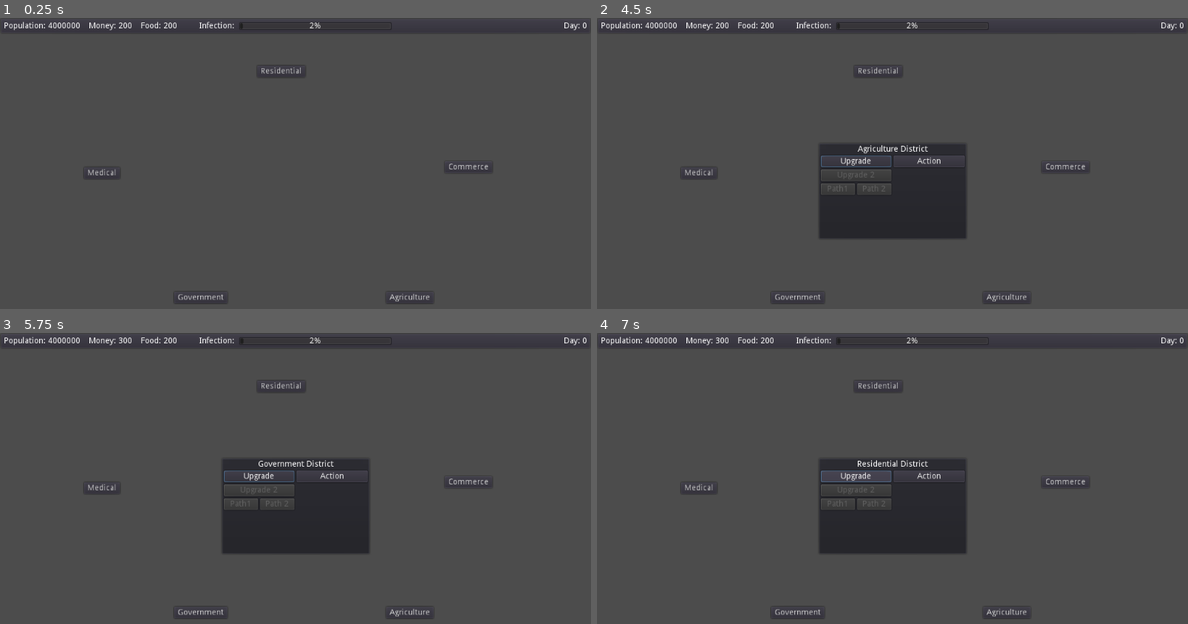
Above: before the commit, frames 1-4 (two rows, left to right).
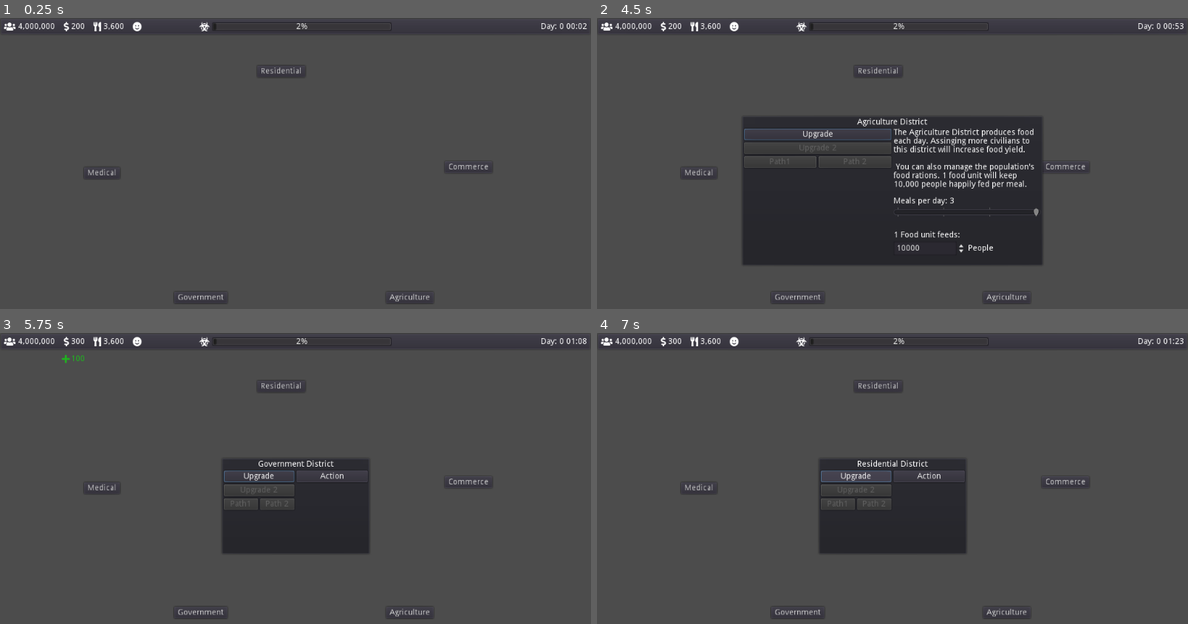
Above: after the commit, the same moments.

Repository: iwilliams/PlagueDistrict
Game: Godot game, scene res://Main.tscn
The game is run twice, just before and just after one commit, with the same random seed, the same clock (stepped at 60 frames per second) and the same inputs.
Inputs:
- Up to frame 1 (0.25 s): no input
- Up to frame 2 (4.5 s): click "Residential" at 0.5 s; click "Upgrade" at 1.25 s; click "Action" at 2 s; click "Medical" at 2.75 s; click "Commerce" at 3.5 s; click "Agriculture" at 4.25 s
- Up to frame 3 (5.75 s): click "Government" at 5 s
- Up to frame 4 (7 s): click "Residential" at 5.75 s; click "Upgrade" at 6.5 s

The runs differ from the first frame. In frame 1, 0.7% of the frame differs, in the area x 0-100%, y 1-5%; in frame 2, 17%, in the area x 0-100%, y 1-85%; in frame 3, 0.7%; in frame 4, 0.7%.

Commit message:
more stuff

Diff:
--- a/Globals.gd
+++ b/Globals.gd
@@ -1,8 +1,14 @@
 extends Node
+
+const MINUTES_IN_DAY = 1440
 
 signal every_minute
 signal every_hour
 signal every_day
+
+signal money_change
+signal population_change
+signal food_change
 
 var population : int = 4000000 setget population_set
 func population_set(value) -> void:
@@ -12,8 +18,23 @@
 func infected_population_get() -> int:
   return int(ceil(population * infection_percent))
 
-var food : int = 200
-var money : int = 200
+var food : int = 3600 setget food_set
+func food_set(value: int) -> void:
+  if food < value:
+    print("Food increase", value - food)
+  if food > value:
+    print("Food decrease", value - food)
+  emit_signal("food_change", value - food)
+  food = value
+
+var money : int = 200 setget money_set
+func money_set(value: int) -> void:
+  if money < value:
+    print("Money increase", value - money)
+  if money > value:
+    print("Money decrease", value - money)
+  emit_signal("money_change", value - money)
+  money = value
 
 var infection_percent : float = .02 setget infection_percent_set
 func infection_percent_set(value) -> void:
@@ -25,7 +46,10 @@
 var minutes : int = 0
 var days : int setget , days_get
 func days_get() -> int:
-  return int(floor(minutes/1440))
+  return int(floor(float(minutes)/MINUTES_IN_DAY))
+var hour : int setget , hour_get
+func hour_get() -> int:
+  return (minutes - (days_get()*MINUTES_IN_DAY))/60
 
 onready var gcd : Timer = get_node("gcd")
 
@@ -38,7 +62,7 @@
   every_minute()
   if minutes % 60 == 0:
     every_hour()
-  if minutes % 1440 == 0:
+  if minutes % MINUTES_IN_DAY == 0:
     every_day()
 
 func every_minute() -> void:
--- a/Main.tscn
+++ b/Main.tscn
@@ -8,6 +8,7 @@
 [ext_resource path="res://districts/AgricultureDistrict.gd" type="Script" id=6]
 [ext_resource path="res://districts/GovernmentDistrict.gd" type="Script" id=7]
 [ext_resource path="res://PercentageBar.gd" type="Script" id=8]
+[ext_resource path="res://font_awesome_font.tres" type="DynamicFont" id=9]
 
 [node name="Main" type="Node"]
 
@@ -311,19 +312,20 @@
 }
 
 [node name="Popup" type="PopupPanel" parent="Map/AgricultureDistrict"]
+visible = true
 anchor_left = 0.5
 anchor_top = 0.5
 anchor_right = 0.5
 anchor_bottom = 0.5
-margin_left = -128.5
-margin_top = -83.5
-margin_right = 128.5
-margin_bottom = 83.5
-__meta__ = {
-"_edit_use_anchors_": false
-}
-
-[node name="VBoxContainer" type="VBoxContainer" parent="Map/AgricultureDistrict/Popup"]
+margin_left = -261.0
+margin_top = -130.0
+margin_right = 261.0
+margin_bottom = 130.0
+__meta__ = {
+"_edit_use_anchors_": false
+}
+
+[node name="Container" type="VBoxContainer" parent="Map/AgricultureDistrict/Popup"]
 anchor_right = 1.0
 anchor_bottom = 1.0
 margin_left = 4.0
@@ -334,64 +336,126 @@
 "_edit_use_anchors_": false
 }
 
-[node name="Label" type="Label" parent="Map/AgricultureDistrict/Popup/VBoxContainer"]
-margin_right = 249.0
+[node name="Title" type="Label" parent="Map/AgricultureDistrict/Popup/Container"]
+margin_right = 514.0
 margin_bottom = 14.0
 text = "Agriculture District"
 align = 1
 
-[node name="HBoxContainer" type="HBoxContainer" parent="Map/AgricultureDistrict/Popup/VBoxContainer"]
+[node name="Actions" type="HBoxContainer" parent="Map/AgricultureDistrict/Popup/Container"]
 margin_top = 18.0
-margin_right = 249.0
-margin_bottom = 86.0
-
-[node name="VBoxContainer2" type="VBoxContainer" parent="Map/AgricultureDistrict/Popup/VBoxContainer/HBoxContainer"]
-margin_right = 122.0
-margin_bottom = 68.0
-size_flags_horizontal = 3
-
-[node name="Button" type="Button" parent="Map/AgricultureDistrict/Popup/VBoxContainer/HBoxContainer/VBoxContainer2"]
-margin_right = 122.0
+margin_right = 514.0
+margin_bottom = 252.0
+size_flags_vertical = 3
+
+[node name="Upgrades" type="VBoxContainer" parent="Map/AgricultureDistrict/Popup/Container/Actions"]
+margin_right = 255.0
+margin_bottom = 234.0
+size_flags_horizontal = 3
+
+[node name="Button" type="Button" parent="Map/AgricultureDistrict/Popup/Container/Actions/Upgrades"]
+margin_right = 255.0
 margin_bottom = 20.0
 text = "Upgrade"
 
-[node name="Button2" type="Button" parent="Map/AgricultureDistrict/Popup/VBoxContainer/HBoxContainer/VBoxContainer2"]
+[node name="Button2" type="Button" parent="Map/AgricultureDistrict/Popup/Container/Actions/Upgrades"]
 margin_top = 24.0
-margin_right = 122.0
+margin_right = 255.0
 margin_bottom = 44.0
 disabled = true
 text = "Upgrade 2"
 
-[node name="HBoxContainer" type="HBoxContainer" parent="Map/AgricultureDistrict/Popup/VBoxContainer/HBoxContainer/VBoxContainer2"]
+[node name="HBoxContainer" type="HBoxContainer" parent="Map/AgricultureDistrict/Popup/Container/Actions/Upgrades"]
 margin_top = 48.0
-margin_right = 122.0
-margin_bottom = 68.0
-
-[node name="Button" type="Button" parent="Map/AgricultureDistrict/Popup/VBoxContainer/HBoxContainer/VBoxContainer2/HBoxContainer"]
-margin_right = 59.0
+margin_right = 255.0
+margin_bottom = 68.0
+
+[node name="Button" type="Button" parent="Map/AgricultureDistrict/Popup/Container/Actions/Upgrades/HBoxContainer"]
+margin_right = 125.0
 margin_bottom = 20.0
 size_flags_horizontal = 3
 disabled = true
 text = "Path1"
 
-[node name="Button2" type="Button" parent="Map/AgricultureDistrict/Popup/VBoxContainer/HBoxContainer/VBoxContainer2/HBoxContainer"]
-margin_left = 63.0
-margin_right = 122.0
+[node name="Button2" type="Button" parent="Map/AgricultureDistrict/Popup/Container/Actions/Upgrades/HBoxContainer"]
+margin_left = 129.0
+margin_right = 255.0
 margin_bottom = 20.0
 size_flags_horizontal = 3
 disabled = true
 text = "Path 2"
 
-[node name="VBoxContainer" type="VBoxContainer" parent="Map/AgricultureDistrict/Popup/VBoxContainer/HBoxContainer"]
-margin_left = 126.0
-margin_right = 249.0
-margin_bottom = 68.0
-size_flags_horizontal = 3
-
-[node name="Button" type="Button" parent="Map/AgricultureDistrict/Popup/VBoxContainer/HBoxContainer/VBoxContainer"]
-margin_right = 123.0
-margin_bottom = 20.0
-text = "Action"
+[node name="Manage" type="VBoxContainer" parent="Map/AgricultureDistrict/Popup/Container/Actions"]
+margin_left = 259.0
+margin_right = 514.0
+margin_bottom = 234.0
+size_flags_horizontal = 3
+
+[node name="Description" type="RichTextLabel" parent="Map/AgricultureDistrict/Popup/Container/Actions/Manage"]
+margin_right = 255.0
+margin_bottom = 115.0
+rect_clip_content = false
+size_flags_vertical = 3
+text = "The Agriculture District produces food each day. Assinging more civilians to this district will increase food yield.
+
+ You can also manage the population's food rations. 1 food unit will keep 10,000 people happily fed per meal."
+
+[node name="Controls" type="VBoxContainer" parent="Map/AgricultureDistrict/Popup/Container/Actions/Manage"]
+margin_top = 119.0
+margin_right = 255.0
+margin_bottom = 234.0
+size_flags_vertical = 3
+
+[node name="Meals" type="VBoxContainer" parent="Map/AgricultureDistrict/Popup/Container/Actions/Manage/Controls"]
+margin_right = 255.0
+margin_bottom = 55.0
+size_flags_vertical = 3
+
+[node name="Label" type="Label" parent="Map/AgricultureDistrict/Popup/Container/Actions/Manage/Controls/Meals"]
+margin_right = 255.0
+margin_bottom = 14.0
+text = "Meals per day: 3"
+
+[node name="HSlider" type="HSlider" parent="Map/AgricultureDistrict/Popup/Container/Actions/Manage/Controls/Meals"]
+margin_top = 18.0
+margin_right = 255.0
+margin_bottom = 34.0
+max_value = 3.0
+value = 3.0
+tick_count = 4
+ticks_on_borders = true
+
+[node name="Ration" type="VBoxContainer" parent="Map/AgricultureDistrict/Popup/Container/Actions/Manage/Controls"]
+margin_top = 59.0
+margin_right = 255.0
+margin_bottom = 115.0
+size_flags_vertical = 3
+
+[node name="Label" type="Label" parent="Map/AgricultureDistrict/Popup/Container/Actions/Manage/Controls/Ration"]
+margin_right = 255.0
+margin_bottom = 14.0
+text = "1 Food unit feeds:"
+
+[node name="HBoxContainer" type="HBoxContainer" parent="Map/AgricultureDistrict/Popup/Container/Actions/Manage/Controls/Ration"]
+margin_top = 18.0
+margin_right = 255.0
+margin_bottom = 42.0
+
+[node name="SpinBox" type="SpinBox" parent="Map/AgricultureDistrict/Popup/Container/Actions/Manage/Controls/Ration/HBoxContainer"]
+margin_right = 125.0
+margin_bottom = 24.0
+size_flags_horizontal = 3
+max_value = 1e+08
+value = 10000.0
+allow_greater = true
+
+[node name="Label" type="Label" parent="Map/AgricultureDistrict/Popup/Container/Actions/Manage/Controls/Ration/HBoxContainer"]
+margin_left = 129.0
+margin_top = 5.0
+margin_right = 255.0
+margin_bottom = 19.0
+size_flags_horizontal = 3
+text = "People"
 
 [node name="GovernmentDistrict" type="Node2D" parent="Map"]
 position = Vector2( 301.829, 475.482 )
@@ -492,7 +556,7 @@
 
 [node name="Status" type="PanelContainer" parent="CanvasLayer"]
 anchor_right = 1.0
-margin_bottom = 28.0
+margin_bottom = 30.0
 __meta__ = {
 "_edit_use_anchors_": false
 }
@@ -501,65 +565,138 @@
 margin_left = 7.0
 margin_top = 7.0
 margin_right = 1017.0
-margin_bottom = 21.0
+margin_bottom = 23.0
 
 [node name="Resources" type="HBoxContainer" parent="CanvasLayer/Status/StatusContainer"]
 margin_right = 334.0
-margin_bottom = 14.0
+margin_bottom = 16.0
 size_flags_horizontal = 3
 custom_constants/separation = 15
 __meta__ = {
 "_edit_use_anchors_": false
 }
 
-[node name="Population" type="Label" parent="CanvasLayer/Status/StatusContainer/Resources"]
-margin_right = 68.0
-margin_bottom = 14.0
-text = "Population"
+[node name="Population" type="HBoxContainer" parent="CanvasLayer/Status/StatusContainer/Resources"]
+margin_right = 80.0
+margin_bottom = 16.0
+hint_tooltip = "Population"
+
+[node name="Icon" type="Label" parent="CanvasLayer/Status/StatusContainer/Resources/Population"]
+margin_right = 20.0
+margin_bottom = 16.0
+size_flags_horizontal = 3
+size_flags_vertical = 1
+custom_fonts/font = ExtResource( 9 )
+text = ""
+valign = 1
+
+[node name="Label" type="Label" parent="CanvasLayer/Status/StatusContainer/Resources/Population"]
+margin_left = 24.0
+margin_right = 80.0
+margin_bottom = 16.0
+size_flags_vertical = 1
+text = "0000000"
+valign = 1
 script = ExtResource( 3 )
 __meta__ = {
 "_edit_use_anchors_": false
 }
 resource = "population"
 
-[node name="Money" type="Label" parent="CanvasLayer/Status/StatusContainer/Resources"]
-margin_left = 83.0
-margin_right = 126.0
-margin_bottom = 14.0
-text = "Money"
+[node name="Money" type="HBoxContainer" parent="CanvasLayer/Status/StatusContainer/Resources"]
+margin_left = 95.0
+margin_right = 140.0
+margin_bottom = 16.0
+hint_tooltip = "Money"
+__meta__ = {
+"_editor_description_": "Money"
+}
+
+[node name="Icon" type="Label" parent="CanvasLayer/Status/StatusContainer/Resources/Money"]
+margin_right = 9.0
+margin_bottom = 16.0
+size_flags_horizontal = 3
+size_flags_vertical = 1
+custom_fonts/font = ExtResource( 9 )
+text = ""
+valign = 1
+
+[node name="Label" type="Label" parent="CanvasLayer/Status/StatusContainer/Resources/Money"]
+margin_left = 13.0
+margin_top = 1.0
+margin_right = 45.0
+margin_bottom = 15.0
+text = "0000"
 script = ExtResource( 3 )
 resource = "money"
 
-[node name="Food" type="Label" parent="CanvasLayer/Status/StatusContainer/Resources"]
-margin_left = 141.0
-margin_right = 172.0
-margin_bottom = 14.0
-text = "Food"
+[node name="Food" type="HBoxContainer" parent="CanvasLayer/Status/StatusContainer/Resources"]
+margin_left = 155.0
+margin_right = 204.0
+margin_bottom = 16.0
+hint_tooltip = "Food"
+__meta__ = {
+"_editor_description_": "Money"
+}
+
+[node name="Icon" type="Label" parent="CanvasLayer/Status/StatusContainer/Resources/Food"]
+margin_right = 13.0
+margin_bottom = 16.0
+size_flags_horizontal = 3
+size_flags_vertical = 1
+custom_fonts/font = ExtResource( 9 )
+text = ""
+valign = 1
+
+[node name="Label" type="Label" parent="CanvasLayer/Status/StatusContainer/Resources/Food"]
+margin_left = 17.0
+margin_top = 1.0
+margin_right = 49.0
+margin_bottom = 15.0
+text = "0000"
 script = ExtResource( 3 )
 resource = "food"
+
+[node name="Happiness" type="Label" parent="CanvasLayer/Status/StatusContainer/Resources"]
+margin_left = 219.0
+margin_right = 235.0
+margin_bottom = 16.0
+hint_tooltip = "The population is happy"
+mouse_filter = 0
+custom_fonts/font = ExtResource( 9 )
+text = ""
+__meta__ = {
+"_editor_description_": ""
+}
 
 [node name="Infection" type="HBoxContainer" parent="CanvasLayer/Status/StatusContainer"]
 margin_left = 338.0
 margin_right = 672.0
-margin_bottom = 14.0
+margin_bottom = 16.0
+hint_tooltip = "Population infection"
 size_flags_horizontal = 3
 
 [node name="Label" type="Label" parent="CanvasLayer/Status/StatusContainer/Infection"]
-margin_right = 65.0
-margin_bottom = 14.0
-text = "Infection: "
+margin_right = 18.0
+margin_bottom = 16.0
+custom_fonts/font = ExtResource( 9 )
+text = ""
+valign = 1
 
 [node name="Percentage" type="ProgressBar" parent="CanvasLayer/Status/StatusContainer/Infection"]
-margin_left = 69.0
+margin_left = 22.0
 margin_right = 334.0
-margin_bottom = 14.0
-size_flags_horizontal = 3
+margin_bottom = 16.0
+mouse_filter = 2
+size_flags_horizontal = 3
+size_flags_vertical = 3
 script = ExtResource( 8 )
 
 [node name="Days" type="Label" parent="CanvasLayer/Status/StatusContainer"]
 margin_left = 676.0
+margin_top = 1.0
 margin_right = 1010.0
-margin_bottom = 14.0
+margin_bottom = 15.0
 size_flags_horizontal = 3
 text = "Days 1"
 align = 2
--- a/districts/AgricultureDistrict.gd
+++ b/districts/AgricultureDistrict.gd
@@ -1,16 +1,17 @@
 extends "res://districts/District.gd"
 
+const HOUR_BREAKFAST = 8
+const HOUR_LUNCH = 12
+const HOUR_DINNER = 18
 
-# Declare member variables here. Examples:
-# var a = 2
-# var b = "text"
+export (int) var meals_per_day = 3
+export (int) var people_per_food_unit_meal = 10000
 
+func every_hour() -> void:
+  if (meals_per_day == 3 && globals.hour == HOUR_BREAKFAST) \
+    || (meals_per_day > 0 && globals.hour == 12) \
+    || (meals_per_day > 1 && globals.hour == 18):
+    globals.food -= int(floor(globals.population/10000))
 
-# Called when the node enters the scene tree for the first time.
-func _ready():
-    pass # Replace with function body.
-
-
-# Called every frame. 'delta' is the elapsed time since the previous frame.
-#func _process(delta):
-#    pass
+func every_day() -> void:
+  globals.food += 800
--- a/districts/GovernmentDistrict.gd
+++ b/districts/GovernmentDistrict.gd
@@ -1,16 +1 @@
 extends "res://districts/District.gd"
-
-
-# Declare member variables here. Examples:
-# var a = 2
-# var b = "text"
-
-
-# Called when the node enters the scene tree for the first time.
-func _ready():
-    pass # Replace with function body.
-
-
-# Called every frame. 'delta' is the elapsed time since the previous frame.
-#func _process(delta):
-#    pass
--- a/districts/MedicalDistrict.gd
+++ b/districts/MedicalDistrict.gd
@@ -1,4 +1 @@
 extends "res://districts/District.gd"
-
-func _ready():
-    pass
--- a/districts/ResidentialDistrict.gd
+++ b/districts/ResidentialDistrict.gd
@@ -1,4 +1 @@
 extends "res://districts/District.gd"
-
-func _ready():
-    pass
--- /dev/null
+++ b/font_awesome_font.tres
@@ -0,0 +1,7 @@
+[gd_resource type="DynamicFont" load_steps=2 format=2]
+
+[ext_resource path="res://assets/fa-solid-900.ttf" type="DynamicFontData" id=1]
+
+[resource]
+use_filter = true
+font_data = ExtResource( 1 )
--- a/hud/DaysLabel.gd
+++ b/hud/DaysLabel.gd
@@ -3,4 +3,9 @@
 onready var globals = get_node("/root/Globals")
 
 func _process(_delta : float) -> void:
-  text = "Day: " + str(globals.days)
+  text = "Day: " + str(globals.days) \
+    + " " + "%02d" % globals.hour \
+    + ":" + "%02d" % (globals.minutes \
+      - (globals.days*globals.MINUTES_IN_DAY) \
+      - (globals.hour*60) \
+    )
--- /dev/null
+++ b/hud/Notification.gd
@@ -0,0 +1,23 @@
+extends Control
+
+export (int) var amount = 0
+
+onready var animation_player := get_node("AnimationPlayer")
+onready var sign_minus = get_node("SignMinus")
+onready var sign_plus = get_node("SignPlus")
+onready var value := get_node("Value")
+
+func _ready():
+  value.text = str(abs(amount))
+  if amount > 0:
+    sign_plus.visible = true
+    value.add_color_override("font_color", Color(0.0, 1.0, 0.0))
+  else:
+    sign_minus.visible = true
+    value.add_color_override("font_color", Color(1.0, 0.0, 0.0))
+  animation_player.play("fade")
+  animation_player.connect("animation_finished", self, "remove")
+
+func remove(_animation_name):
+  print("remove")
+  get_parent().remove_child(self)
--- /dev/null
+++ b/hud/Notification.tscn
@@ -0,0 +1,73 @@
+[gd_scene load_steps=4 format=2]
+
+[ext_resource path="res://font_awesome_font.tres" type="DynamicFont" id=1]
+[ext_resource path="res://hud/Notification.gd" type="Script" id=2]
+
+[sub_resource type="Animation" id=1]
+resource_name = "fade"
+tracks/0/type = "bezier"
+tracks/0/path = NodePath(".:margin_top")
+tracks/0/interp = 1
+tracks/0/loop_wrap = true
+tracks/0/imported = false
+tracks/0/enabled = true
+tracks/0/keys = {
+"points": PoolRealArray( 0, -0.25, 0, 0.25, 0, 40, -0.25, 0, 0.25, 0 ),
+"times": PoolRealArray( 0, 1 )
+}
+tracks/1/type = "value"
+tracks/1/path = NodePath(".:modulate")
+tracks/1/interp = 1
+tracks/1/loop_wrap = true
+tracks/1/imported = false
+tracks/1/enabled = true
+tracks/1/keys = {
+"times": PoolRealArray( 0.5, 1 ),
+"transitions": PoolRealArray( 1, 1 ),
+"update": 0,
+"values": [ Color( 1, 1, 1, 1 ), Color( 1, 1, 1, 0 ) ]
+}
+
+[node name="Notification" type="Control"]
+margin_right = 50.0
+margin_bottom = 16.0
+script = ExtResource( 2 )
+__meta__ = {
+"_edit_use_anchors_": false
+}
+
+[node name="SignMinus" type="Label" parent="."]
+visible = false
+margin_left = -16.0
+margin_top = -0.751034
+margin_right = 0.731743
+margin_bottom = 16.0
+custom_fonts/font = ExtResource( 1 )
+custom_colors/font_color = Color( 1, 0, 0, 1 )
+text = ""
+valign = 1
+__meta__ = {
+"_edit_use_anchors_": false
+}
+
+[node name="SignPlus" type="Label" parent="."]
+visible = false
+margin_left = -16.0
+margin_top = -0.751034
+margin_right = 0.731743
+margin_bottom = 16.0
+custom_fonts/font = ExtResource( 1 )
+custom_colors/font_color = Color( 0, 1, 0, 1 )
+text = ""
+valign = 1
+__meta__ = {
+"_edit_use_anchors_": false
+}
+
+[node name="Value" type="Label" parent="."]
+custom_colors/font_color = Color( 1, 0, 0, 1 )
+text = "1000"
+valign = 1
+
+[node name="AnimationPlayer" type="AnimationPlayer" parent="."]
+anims/fade = SubResource( 1 )
--- a/hud/ResourceLabel.gd
+++ b/hud/ResourceLabel.gd
@@ -1,8 +1,27 @@
 extends Label
 
 onready var globals = get_node("/root/Globals")
+var notification = preload("res://hud/Notification.tscn")
 
 export var resource : String
 
+func comma_sep(number: float) -> String:
+    var string = str(number)
+    var mod = string.length() % 3
+    var res = ""
+    for i in range(0, string.length()):
+        if i != 0 && i % 3 == mod:
+            res += ","
+        res += string[i]
+    return res
+
+func _ready():
+  globals.connect(resource + "_change", self, "resource_change")
+
 func _process(_delta: float):
-  text = resource.capitalize() + ": " + str(globals[resource])
+  text = comma_sep(globals[resource])
+
+func resource_change(value: int) -> void:
+  var n = notification.instance()
+  n.amount = value
+  add_child(n)
Not shown: 1 places in Main.tscn that only renumber resources
Binary file added: assets/fa-solid-900.ttf
